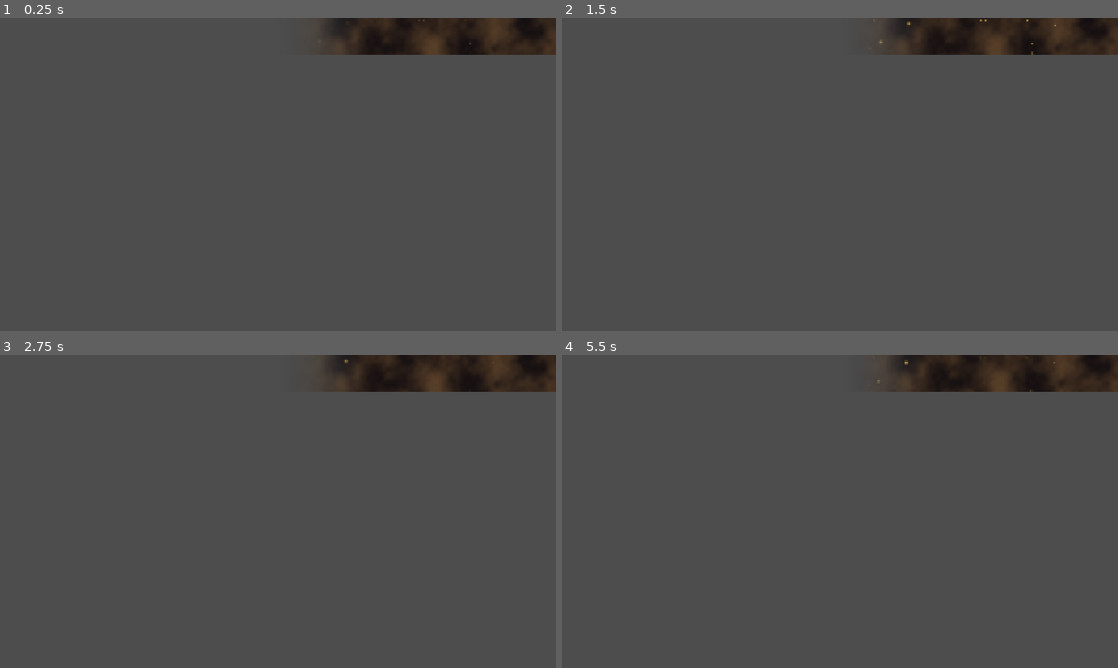
Above: before the commit, frames 1-4 (two rows, left to right).
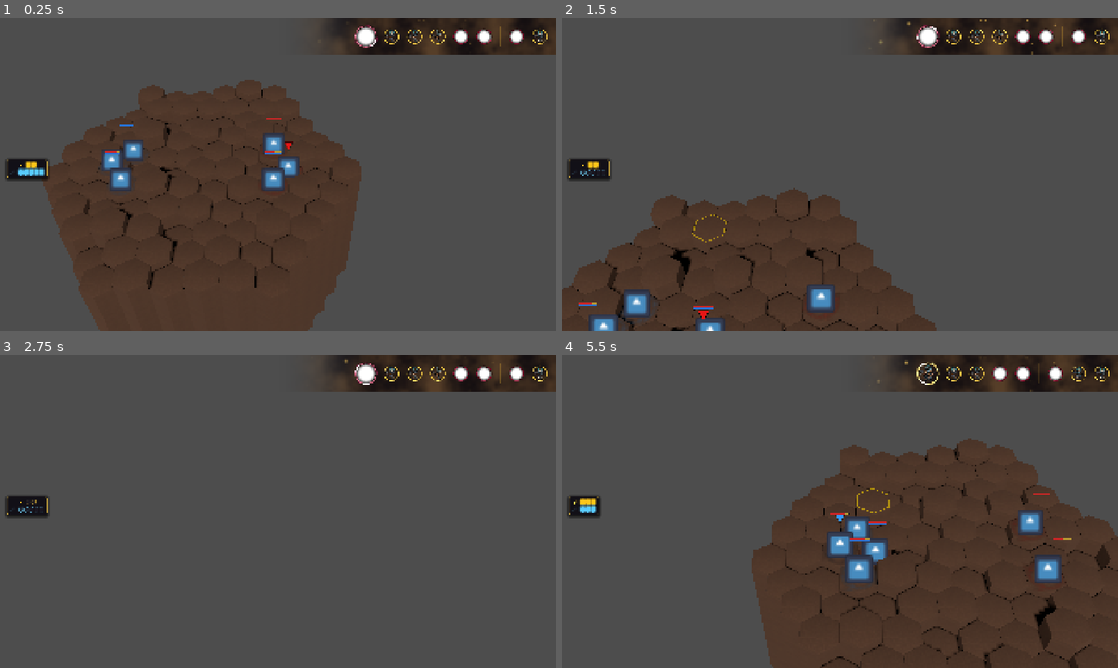
Above: after the commit, the same moments.

Repository: Kobraxos/Mythologia
Game: Godot game, scene res://levels/test_room/test_level.tscn
The game is run twice, just before and just after one commit, with the same random seed, the same clock (stepped at 60 frames per second) and the same inputs. The project has no main scene, so this scene is started directly. The engine's default icon, where the game draws it, is replaced by a stand-in: a white triangle on a blue panel in a dark square.
Inputs (mouse positions are in pixels of both pictures, inside the frame that each line leads up to):
- Up to frame 1 (0.25 s): no input
- Up to frame 2 (1.5 s): move the mouse to (962, 158) at 0.52 s; hold Up (ui_up) 0.53-1.28 s; tap S (camera_backward) at 0.6 s; move the mouse to (728, 190) at 1.27 s; tap W (camera_forward) at 1.35 s
- Up to frame 3 (2.75 s): move the mouse to (333, 442) at 2.02 s; hold Up (ui_up) from 2.03 s (still down); tap A (camera_left) at 2.1 s
- Up to frame 4 (5.5 s): move the mouse to (812, 574) at 2.77 s; tap D (camera_right) at 2.85 s; move the mouse to (1006, 558) at 3.52 s; release Up (ui_up) at 3.53 s; tap Q (camera_rotate_left) at 3.6 s; move the mouse to (673, 464) at 4.27 s; tap E (camera_rotate_right) at 4.35 s; move the mouse to (867, 511) at 5.02 s; hold Mouse wheel up (camera_zoom_in) from 5.03 s (still down)

The runs differ from the first frame. In frame 1, 37% of the frame differs, in the area x 0-99%, y 2-100%; in frame 2, 22%; in frame 3, 1.3%; in frame 4, 40%, in the area x 0-100%, y 2-100%.

Commit message:
feat: implement combat unit spawning system, unit initialization logic, and tactical movement capabilities

Diff:
--- a/entities/unit/base/unit.gd
+++ b/entities/unit/base/unit.gd
@@ -30,6 +30,8 @@
 # PRIVATE VARIABLES
 var _move_tween: Tween
 var _is_selected: bool = false
+var _active_indicator: Label3D
+var _indicator_tween: Tween
 
 # GODOT BUILT-IN FUNCTIONS
 func _ready() -> void:
@@ -43,6 +45,16 @@
 	GridManager.unit_positions[current_hex] = self
 	GridEvents.unit_spawned.emit(self)
 
+	# Création de l'indicateur d'unité active (Chevron flottant)
+	_active_indicator = Label3D.new()
+	_active_indicator.text = "▼"
+	_active_indicator.font_size = 120
+	_active_indicator.position = Vector3(0, 2.5, 0)
+	_active_indicator.billboard = BaseMaterial3D.BILLBOARD_ENABLED
+	_active_indicator.no_depth_test = true # Toujours visible par-dessus le reste
+	_active_indicator.visible = false
+	add_child(_active_indicator)
+
 ## Appelé par le BattleManager lors du Spawn pour injecter l'âme (les données) dans la coquille.
 func initialize(new_stats: UnitStats, unit_faction: Faction = Faction.NEUTRAL) -> void:
 	stats = new_stats
@@ -52,12 +64,16 @@
 		match faction:
 			Faction.PLAYER:
 				faction_ring.modulate = Color(0.2, 0.6, 1.0, 0.8) # Bleu Divin / Olympe
+				if _active_indicator: _active_indicator.modulate = Color(0.2, 0.6, 1.0)
 			Faction.ENEMY:
 				faction_ring.modulate = Color(0.9, 0.1, 0.1, 0.8) # Rouge Sang / Tartare
+				if _active_indicator: _active_indicator.modulate = Color(0.9, 0.1, 0.1)
 			Faction.ALLY:
 				faction_ring.modulate = Color(0.2, 0.8, 0.4, 0.8) # Vert Nature
+				if _active_indicator: _active_indicator.modulate = Color(0.2, 0.8, 0.4)
 			_:
 				faction_ring.modulate = Color(0.5, 0.5, 0.5, 0.8) # Gris Neutre
+				if _active_indicator: _active_indicator.modulate = Color(1.0, 1.0, 1.0)
 
 	if stat_manager:
 		stat_manager.initialize(stats)
@@ -89,12 +105,22 @@
 	if action_economy:
 		action_economy.start_turn()
 
-	# AAA VFX : L'anneau s'excite quand c'est le tour de l'unité
+	# AAA VFX : L'anneau s'excite
 	if faction_ring and faction_ring.material_override:
 		var mat := faction_ring.material_override as ShaderMaterial
-		var tw := create_tween().set_parallel(true)
-		tw.tween_property(mat, "shader_parameter/rotation_speed", 0.8, 0.5)
-		tw.tween_property(mat, "shader_parameter/pulse_intensity", 0.4, 0.5)
+		var tw := create_tween().set_parallel(true).set_ease(Tween.EASE_OUT).set_trans(Tween.TRANS_CUBIC)
+		tw.tween_property(mat, "shader_parameter/rotation_speed", 1.5, 0.5)
+		tw.tween_property(mat, "shader_parameter/pulse_intensity", 0.8, 0.5)
+
+	# AAA VFX : Indicateur Actif (Chevron flottant)
+	if _active_indicator:
+		_active_indicator.visible = true
+		_active_indicator.position.y = 2.5
+		if _indicator_tween and _indicator_tween.is_valid():
+			_indicator_tween.kill()
+		_indicator_tween = create_tween().set_loops()
+		_indicator_tween.tween_property(_active_indicator, "position:y", 2.0, 0.5).set_ease(Tween.EASE_IN_OUT).set_trans(Tween.TRANS_SINE)
+		_indicator_tween.tween_property(_active_indicator, "position:y", 2.5, 0.5).set_ease(Tween.EASE_IN_OUT).set_trans(Tween.TRANS_SINE)
 
 ## Appelé par le TurnManager à la fin du tour.
 func end_turn() -> void:
@@ -107,9 +133,14 @@
 	# AAA VFX : L'anneau se calme à la fin du tour
 	if faction_ring and faction_ring.material_override:
 		var mat := faction_ring.material_override as ShaderMaterial
-		var tw := create_tween().set_parallel(true)
+		var tw := create_tween().set_parallel(true).set_ease(Tween.EASE_IN).set_trans(Tween.TRANS_CUBIC)
 		tw.tween_property(mat, "shader_parameter/rotation_speed", 0.2, 0.5)
 		tw.tween_property(mat, "shader_parameter/pulse_intensity", 0.1, 0.5)
+
+	if _active_indicator:
+		_active_indicator.visible = false
+		if _indicator_tween and _indicator_tween.is_valid():
+			_indicator_tween.kill()
 
 # PUBLIC FUNCTIONS
 ## Exécute un chemin de déplacement donné. (Appelé par les Contrôleurs : Joueur ou IA)
--- a/levels/test_room/test_level.tscn
+++ b/levels/test_room/test_level.tscn
@@ -21,6 +21,12 @@
 [ext_resource type="PackedScene" uid="uid://ftm4nag3r001" path="res://ui/floating_text/floating_text_manager.tscn" id="12_ftm"]
 [ext_resource type="PackedScene" uid="uid://bot1tqopsabcm" path="res://ui/unit_overlay/unit_overlay_manager.tscn" id="13_uom"]
 [ext_resource type="PackedScene" path="res://ui/timeline/timeline_ui.tscn" id="14_timeline"]
+[ext_resource type="Script" path="res://systems/combat/game_flow_manager.gd" id="15_flow"]
+[ext_resource type="Script" path="res://systems/grid/visuals/surface_visuals.gd" id="16_surface"]
+[ext_resource type="Script" path="res://systems/combat/spawn_point.gd" id="17_spawn"]
+[ext_resource type="Resource" path="res://data/units/monsters/archer_satyr.tres" id="18_archer"]
+[ext_resource type="Resource" path="res://data/units/monsters/mage_cyclops.tres" id="19_mage"]
+[ext_resource type="Resource" path="res://data/units/monsters/warrior_minotaur.tres" id="20_warrior"]
 
 [sub_resource type="FastNoiseLite" id="FastNoiseLite_kt0r7"]
 frequency = 0.05
@@ -50,13 +56,9 @@
 ghost_highlight_prefab = ExtResource("11_ahodj")
 hover_cursor_prefab = ExtResource("10_hover_cursor")
 
-[node name="BattleManager" type="Node" parent="." unique_id=1224661345 node_paths=PackedStringArray("grid_generator", "turn_manager")]
+[node name="BattleManager" type="Node" parent="." unique_id=1224661345]
 script = ExtResource("7_felx7")
-grid_generator = NodePath("..")
-turn_manager = NodePath("../TurnManager")
 player_unit_prefab = ExtResource("3_unit")
-hero_stats = ExtResource("9_4py08")
-enemy_stats = ExtResource("9_4py08")
 
 [node name="TurnManager" type="Node" parent="." unique_id=2009532339]
 script = ExtResource("10_ly45u")
@@ -73,3 +75,47 @@
 [node name="UnitOverlayManager" parent="HUD" unique_id=1281811015 instance=ExtResource("13_uom")]
 
 [node name="TimelineUI" parent="HUD" unique_id=1812768785 instance=ExtResource("14_timeline")]
+
+[node name="GameFlowManager" type="Node" parent="."]
+script = ExtResource("15_flow")
+
+[node name="SurfaceVisuals" type="Node3D" parent="."]
+script = ExtResource("16_surface")
+
+[node name="SpawnPoints" type="Node3D" parent="."]
+
+[node name="PlayerSpawn1" type="Marker3D" parent="SpawnPoints" groups=["spawn_points"]]
+transform = Transform3D(1, 0, 0, 0, 1, 0, 0, 0, 1, -5, 0, 0)
+script = ExtResource("17_spawn")
+stats = ExtResource("9_4py08")
+faction = 0
+
+[node name="PlayerSpawn2" type="Marker3D" parent="SpawnPoints" groups=["spawn_points"]]
+transform = Transform3D(1, 0, 0, 0, 1, 0, 0, 0, 1, -5, 0, 1.5)
+script = ExtResource("17_spawn")
+stats = ExtResource("9_4py08")
+faction = 0
+
+[node name="PlayerSpawn3" type="Marker3D" parent="SpawnPoints" groups=["spawn_points"]]
+transform = Transform3D(1, 0, 0, 0, 1, 0, 0, 0, 1, -5, 0, -1.5)
+script = ExtResource("17_spawn")
+stats = ExtResource("9_4py08")
+faction = 0
+
+[node name="EnemySpawn1" type="Marker3D" parent="SpawnPoints" groups=["spawn_points"]]
+transform = Transform3D(1, 0, 0, 0, 1, 0, 0, 0, 1, 5, 0, 0)
+script = ExtResource("17_spawn")
+stats = ExtResource("18_archer")
+faction = 1
+
+[node name="EnemySpawn2" type="Marker3D" parent="SpawnPoints" groups=["spawn_points"]]
+transform = Transform3D(1, 0, 0, 0, 1, 0, 0, 0, 1, 5, 0, 1.5)
+script = ExtResource("17_spawn")
+stats = ExtResource("19_mage")
+faction = 1
+
+[node name="EnemySpawn3" type="Marker3D" parent="SpawnPoints" groups=["spawn_points"]]
+transform = Transform3D(1, 0, 0, 0, 1, 0, 0, 0, 1, 5, 0, -1.5)
+script = ExtResource("17_spawn")
+stats = ExtResource("20_warrior")
+faction = 1
--- a/systems/camera/tactical_camera.gd
+++ b/systems/camera/tactical_camera.gd
@@ -25,6 +25,14 @@
 		_target_zoom = _spring_arm.spring_length
 	else:
 		push_error("TacticalCamera: Nœud SpringArm3D manquant dans la hiérarchie.")
+
+	# AAA : Le "Regard Divin" (Auto-Panning)
+	TurnEvents.active_unit_changed.connect(_on_active_unit_changed)
+
+func _on_active_unit_changed(unit: Unit) -> void:
+	if is_instance_valid(unit):
+		# Recadre la cible de la caméra sur l'unité active. Le _apply_smoothing fera glisser la caméra en douceur.
+		_target_position = unit.global_position
 
 func _process(delta: float) -> void:
 	_handle_movement(delta)
--- a/systems/combat/battle_manager.gd
+++ b/systems/combat/battle_manager.gd
@@ -22,36 +22,50 @@
 
 # SIGNAL HANDLERS
 func _on_grid_topology_ready(_topology: Dictionary) -> void:
-	if hero_stats and enemy_stats:
-		_spawn_units_from_group("player_spawns", hero_stats, Unit.Faction.PLAYER)
-		_spawn_units_from_group("enemy_spawns", enemy_stats, Unit.Faction.ENEMY)
+	_process_spawn_points()
 
 	# Signal de fin d'instanciation. Le TurnManager (ou autre) peut maintenant prendre le relais.
 	CombatEvents.units_spawned.emit()
 
 # PRIVATE FUNCTIONS
-func _spawn_units_from_group(group_name: String, stats: UnitStats, faction: Unit.Faction) -> void:
-	var spawn_nodes: Array[Node] = get_tree().get_nodes_in_group(group_name)
-	for spawn_node: Node in spawn_nodes:
-		if spawn_node is Node3D:
-			# Conversion de la position globale (Monde) vers la grille logique
-			var target_hex: Vector3i = HexMath.world_to_hex(spawn_node.global_position, GridManager.hex_size, GridManager.elevation_step)
+func _process_spawn_points() -> void:
+	var spawn_nodes: Array[Node] = get_tree().get_nodes_in_group("spawn_points")
 
-			var unit: Unit = player_unit_prefab.instantiate() as Unit
-			# Placement 3D précis basé sur la logique HexMath
-			unit.position = HexMath.hex_to_world(target_hex, GridManager.hex_size, GridManager.elevation_step)
-			add_child(unit)
-			unit.initialize(stats, faction)
+	if spawn_nodes.is_empty():
+		push_warning("BattleManager: Aucun nœud trouvé dans le groupe 'spawn_points'.")
+		return
 
-			# Note : L'enregistrement dans le TurnManager pourrait aussi se faire
-			# de manière event-driven (ex: via GridEvents.unit_spawned), mais ici
-			# on s'assure que tout est prêt pour le début de combat.
-			# Pour un AAA strict, le TurnManager devrait écouter l'événement "unit_spawned".
-			# On le simule ici si l'enregistrement dépend encore d'une fonction publique.
-			# Dans notre refactor, on pourrait utiliser un groupe ou un signal si TurnManager n'a plus de méthode register_unit.
-			# Supposons que l'entité Unit gère son propre enregistrement via un composant ou que
-			# le TurnManager s'abonne à GridEvents.unit_spawned. S'il y a un composant, on le laisse.
-			# Pour l'instant on réutilise l'événement existant s'il n'y en a pas, on appelle get_tree().get_first_node_in_group.
-			var turn_manager_node: Node = get_tree().get_first_node_in_group("turn_manager")
-			if turn_manager_node and turn_manager_node.has_method("register_unit"):
-				turn_manager_node.register_unit(unit)
+	for node: Node in spawn_nodes:
+		var spawn_point := node as SpawnPoint
+		if not spawn_point:
+			continue
+
+		if not spawn_point.stats:
+			push_warning("BattleManager: SpawnPoint '%s' ignoré car il n'a pas de ressource 'stats' assignée." % spawn_point.name)
+			continue
+
+		# Conversion de la position globale (Monde) vers la grille logique
+		var raw_hex: Vector3i = HexMath.world_to_hex(spawn_point.global_position, GridManager.hex_size, GridManager.elevation_step)
+
+		# AAA : Retrouver la vraie élévation du terrain pour cette coordonnée 2D
+		var target_hex: Vector3i = _get_surface_hex(raw_hex.x, raw_hex.y)
+
+		var unit: Unit = player_unit_prefab.instantiate() as Unit
+		# Placement 3D précis basé sur la logique HexMath
+		unit.position = HexMath.hex_to_world(target_hex, GridManager.hex_size, GridManager.elevation_step)
+		add_child(unit)
+
+		# AAA : Duplication des stats pour éviter que tous les héros partagent la même barre de PV
+		var unique_stats: UnitStats = spawn_point.stats.duplicate() as UnitStats
+		unit.initialize(unique_stats, spawn_point.faction)
+
+		var turn_manager_node: Node = get_tree().get_first_node_in_group("turn_manager")
+		if turn_manager_node and turn_manager_node.has_method("register_unit"):
+			turn_manager_node.register_unit(unit)
+
+## Scanne la grille pour trouver la case (et surtout sa hauteur Z) correspondant à une coordonnée 2D.
+func _get_surface_hex(q: int, r: int) -> Vector3i:
+	for hex: Vector3i in GridManager.terrain_tiles.keys():
+		if hex.x == q and hex.y == r:
+			return hex
+	return Vector3i(q, r, 0) # Fallback de sécurité
--- /dev/null
+++ b/systems/combat/spawn_point.gd
@@ -0,0 +1,8 @@
+class_name SpawnPoint
+extends Marker3D
+
+@export var stats: UnitStats
+@export var faction: Unit.Faction = Unit.Faction.PLAYER
+
+# Le marqueur n'a pas de logique au runtime, il agit uniquement
+# comme un conteneur de données spatial et typé pour le BattleManager.
Not shown, added: systems/combat/spawn_point.gd.uid
